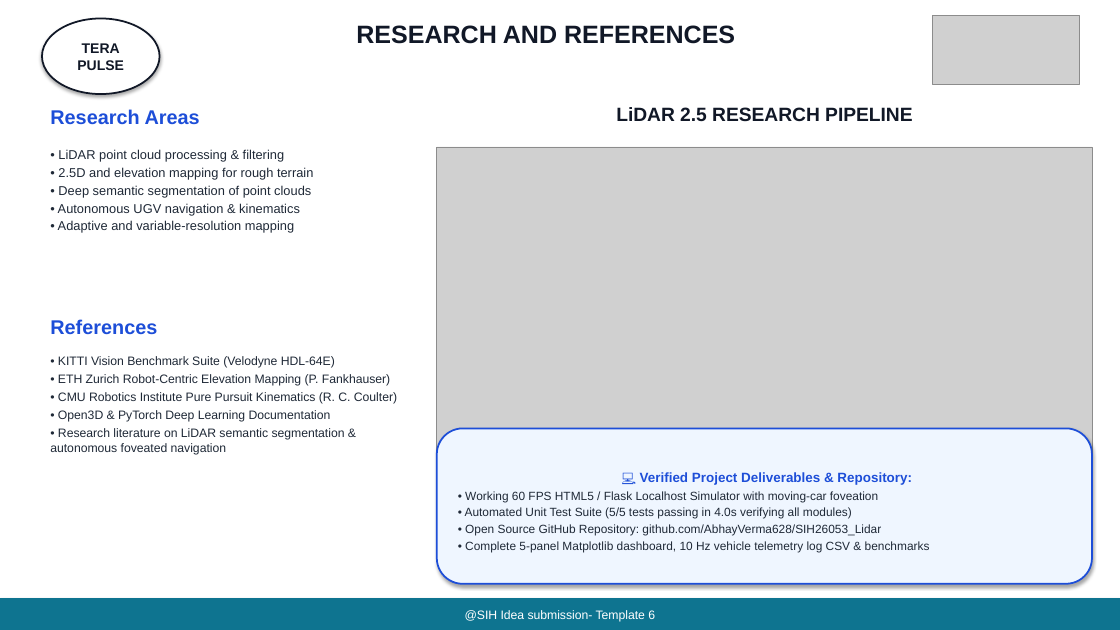
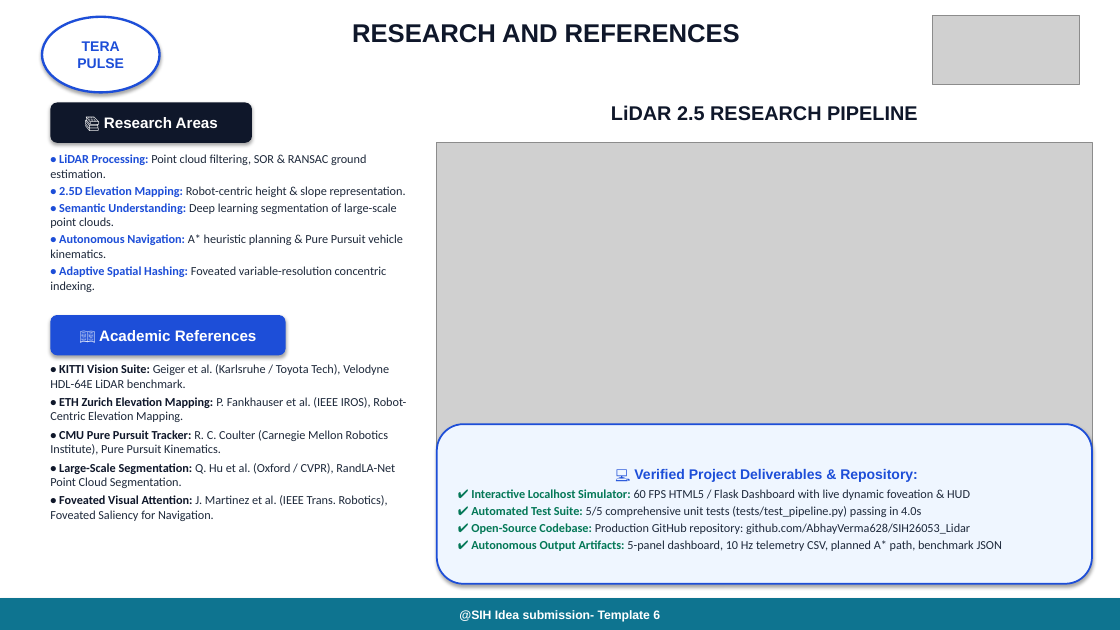
Before and after one commit to AbhayVerma628/SIh26053_Lidar, a slide deck: slide 6 of docs/SIH26053_TeraPulse_Official_Presentation.pptx. Drawn at 1120x630 pixels with LibreOffice and Linux fonts; fonts in the diff are those of the drawing; grey boxes stand for pictures. Boxes give left, top, right and bottom in pixels: in the first picture for what was removed or moved away, otherwise in the second. Text is boxed around its words. In the diff, an @@ line names an element or a change of style, - is before the commit and + after.

Commit message:
style: enhance presentation visual attractiveness, bold lead-in highlights, and title emphasis

```diff
--- a/docs/SIH26053_TeraPulse_Official_Presentation.pptx
+++ b/docs/SIH26053_TeraPulse_Official_Presentation.pptx
@@ ellipse "TERA PULSE" at <box>42,17,160,92</box>: text colour #111827 to #1D4ED8; outline #111827 1.5 pt to #1D4ED8 2 pt @@
@@ text "RESEARCH AND REFERENCES" at <box>352,24,740,43</box>: size 21.5 to 22 pt, text colour #111827 to #0F172A @@
@@ rounded rectangle "📚 Research Areas": place and size @@
-rounded rectangle "📚 Research Areas" at <box>50,109,200,124</box>
+rounded rectangle "📚 Research Areas" at <box>50,103,252,143</box>
@@ rounded rectangle "📚 Research Areas" at <box>50,103,252,143</box>: vertical alignment top to middle; fill none to #0F172A; shadow on @@
@@ text in rounded rectangle at <box>104,117,218,128</box>: text changed; size 17 to 13 pt; text colour #1D4ED8 to #FFFFFF @@
-Research Areas
+📚 Research Areas
@@ text "LiDAR 2.5 RESEARCH PIPELINE" at <box>611,105,917,121</box>: size 16.5 to 17 pt, text colour #111827 to #0F172A @@
@@ picture: place and size @@
-picture at <box>437,147,1092,507</box>
+picture at <box>437,143,1092,502</box>
@@ text at <box>50,154,406,292</box>: text changed; size 11 to 10.5 pt; font Arial to Calibri; text colour #1F2937 to #1E293B @@
-• LiDAR point cloud processing & filtering
-• 2.5D and elevation mapping for rough terrain
-• Deep semantic segmentation of point clouds
-• Autonomous UGV navigation & kinematics
-• Adaptive and variable-resolution mapping
+• LiDAR Processing: Point cloud filtering, SOR & RANSAC ground estimation.
+• 2.5D Elevation Mapping: Robot-centric height & slope representation.
+• Semantic Understanding: Deep learning segmentation of large-scale point clouds.
+• Autonomous Navigation: A* heuristic planning & Pure Pursuit vehicle kinematics.
+• Adaptive Spatial Hashing: Foveated variable-resolution concentric indexing.
@@ rounded rectangle "📖 Academic References": place and size @@
-rounded rectangle "📖 Academic References" at <box>50,319,157,335</box>
+rounded rectangle "📖 Academic References" at <box>50,315,286,355</box>
@@ rounded rectangle "📖 Academic References" at <box>50,315,286,355</box>: vertical alignment top to middle; fill none to #1D4ED8; shadow on @@
@@ text in rounded rectangle at <box>99,330,257,341</box>: text changed; size 17 to 13 pt; text colour #1D4ED8 to #FFFFFF @@
-References
+📖 Academic References
@@ text at <box>50,364,406,521</box>: text changed; font Arial to Calibri; text colour #1F2937 to #1E293B @@
-• KITTI Vision Benchmark Suite (Velodyne HDL-64E)
-• ETH Zurich Robot-Centric Elevation Mapping (P. Fankhauser)
-• CMU Robotics Institute Pure Pursuit Kinematics (R. C. Coulter)
-• Open3D & PyTorch Deep Learning Documentation
-• Research literature on LiDAR semantic segmentation & autonomous foveated navigation
+• KITTI Vision Suite: Geiger et al. (Karlsruhe / Toyota Tech), Velodyne HDL-64E LiDAR benchmark.
+• ETH Zurich Elevation Mapping: P. Fankhauser et al. (IEEE IROS), Robot-Centric Elevation Mapping.
+• CMU Pure Pursuit Tracker: R. C. Coulter (Carnegie Mellon Robotics Institute), Pure Pursuit Kinematics.
+• Large-Scale Segmentation: Q. Hu et al. (Oxford / CVPR), RandLA-Net Point Cloud Segmentation.
+• Foveated Visual Attention: J. Martinez et al. (IEEE Trans. Robotics), Foveated Saliency for Navigation.
@@ rounded rectangle "💻 Verified Project Deliverables & ...": place and size @@
-rounded rectangle "💻 Verified Project Deliverables & ..." at <box>437,429,1092,584</box>
+rounded rectangle "💻 Verified Project Deliverables & ..." at <box>437,424,1092,584</box>
@@ text in rounded rectangle at <box>634,469,918,482</box>: size 11.5 to 12 pt in "💻 Verified Project Deliverables & Repository:" @@
@@ text in rounded rectangle at <box>471,489,1002,551</box>: text changed; size 10.2 to 10.5 pt; font Arial to Calibri; text colour #1F2937 to #1E293B @@
-• Working 60 FPS HTML5 / Flask Localhost Simulator with moving-car foveation
-• Automated Unit Test Suite (5/5 tests passing in 4.0s verifying all modules)
-• Open Source GitHub Repository: github.com/AbhayVerma628/SIH26053_Lidar
-• Complete 5-panel Matplotlib dashboard, 10 Hz vehicle telemetry log CSV & benchmarks
+✔ Interactive Localhost Simulator: 60 FPS HTML5 / Flask Dashboard with live dynamic foveation & HUD
+✔ Automated Test Suite: 5/5 comprehensive unit tests (tests/test_pipeline.py) passing in 4.0s
+✔ Open-Source Codebase: Production GitHub repository: github.com/AbhayVerma628/SIH26053_Lidar
+✔ Autonomous Output Artifacts: 5-panel dashboard, 10 Hz telemetry CSV, planned A* path, benchmark JSON
@@ rectangle "@SIH Idea submission- Template 6" at <box>0,598,1120,630</box>: bold on @@
```
Also in this commit, not shown: 5 other slides changed, 2 other files.
